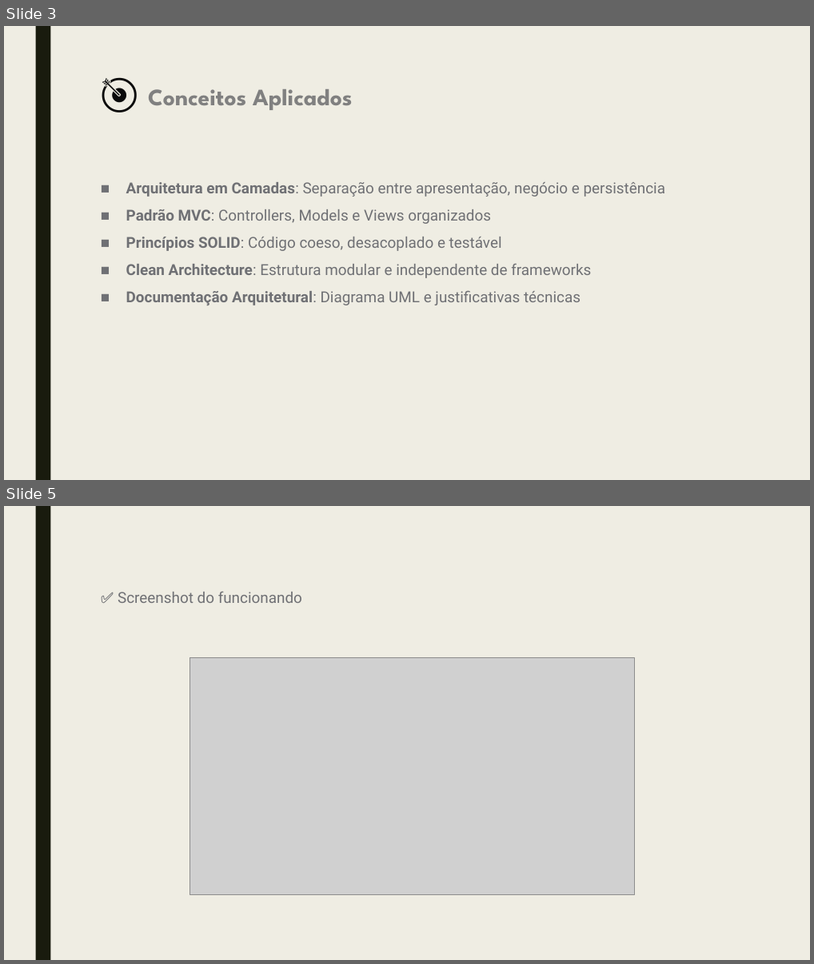
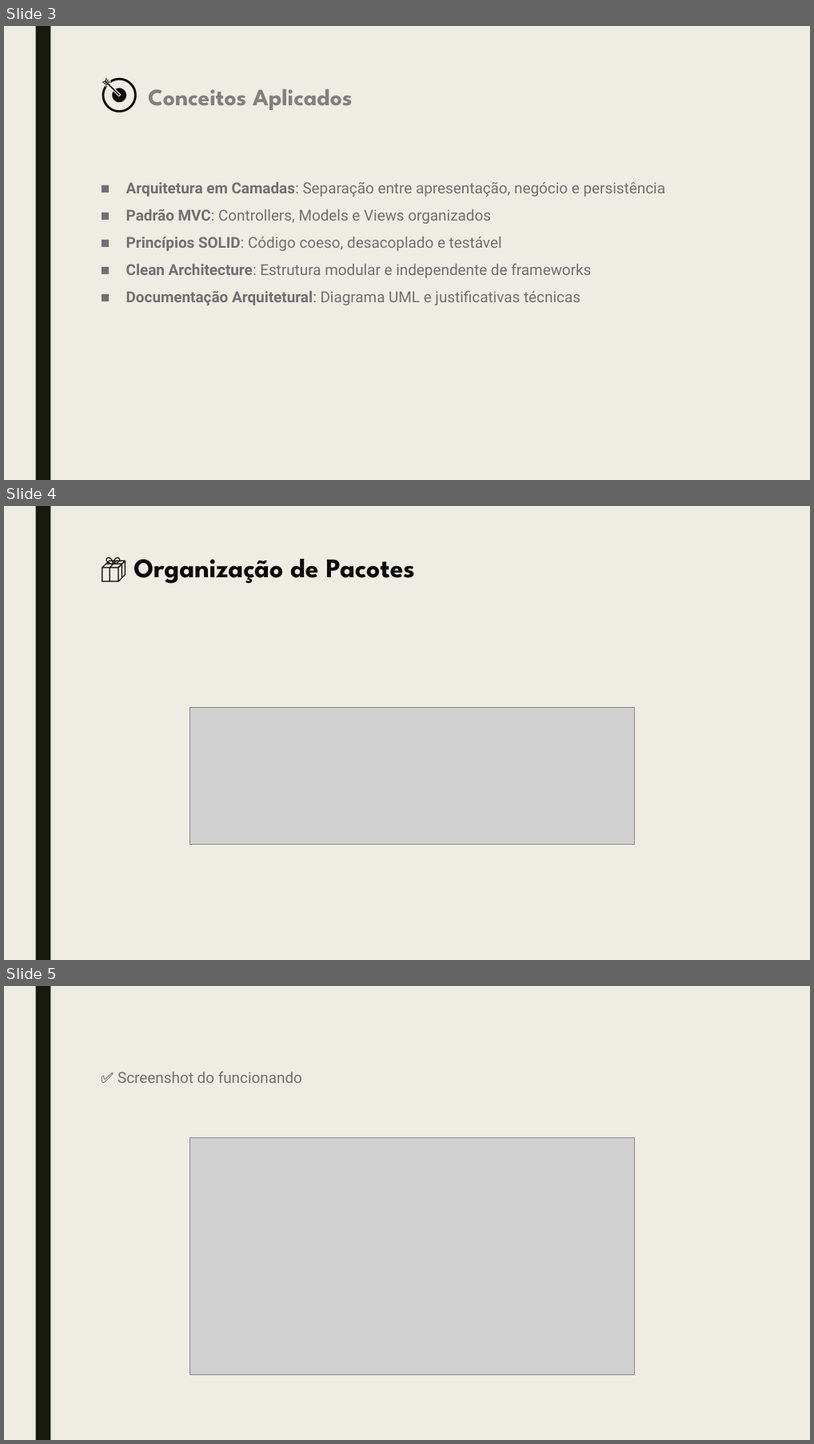
Before and after one commit to EvertonTrindadeRibeiro/delivery-api-evertont.ribeiro, a slide deck: Entregaveis/Atividade 2.pptx. Shown one above the other, each under a label of ours: slides 3 and 5 before the commit, slides 3, 4 and 5 after it; the slides between them are not shown. The pictures are 814x964 and 814x1444 pixels, drawn with LibreOffice and Linux fonts; fonts in the diff are those of the drawing; grey boxes stand for pictures. Boxes give left, top, right and bottom in pixels: in the first picture for what was removed or moved away, otherwise in the second. Text is boxed around its words. In the diff, an @@ line names an element or a change of style, - is before the commit and + after.

```diff
--- a/Entregaveis/Atividade 2.pptx
+++ b/Entregaveis/Atividade 2.pptx
@@ slide 4 added at (x1=4, y1=506, x2=810, y2=960), background #EFEDE3; not listed: 1 template element that a slide beside it also shows @@
@@ title added at (x1=134, y1=559, x2=415, y2=584), 32 pt, text #0A0A0A, bold @@
+📦 Organização de Pacotes
@@ picture added at (x1=190, y1=707, x2=635, y2=844) @@
```
Also in this commit, not shown: 1 slide removed, 4 other files.
